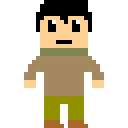
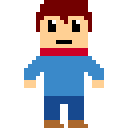
Comparing the layer stacks of the two 128 × 128 images. Changes:
painted on "legs" over [44, 96, 84, 120]
painted on "body" over [24, 48, 104, 96]
renamed "head" to "hair", painted on it over [36, 0, 92, 32]
added layer "face" above "Background" over [40, 16, 88, 24]
